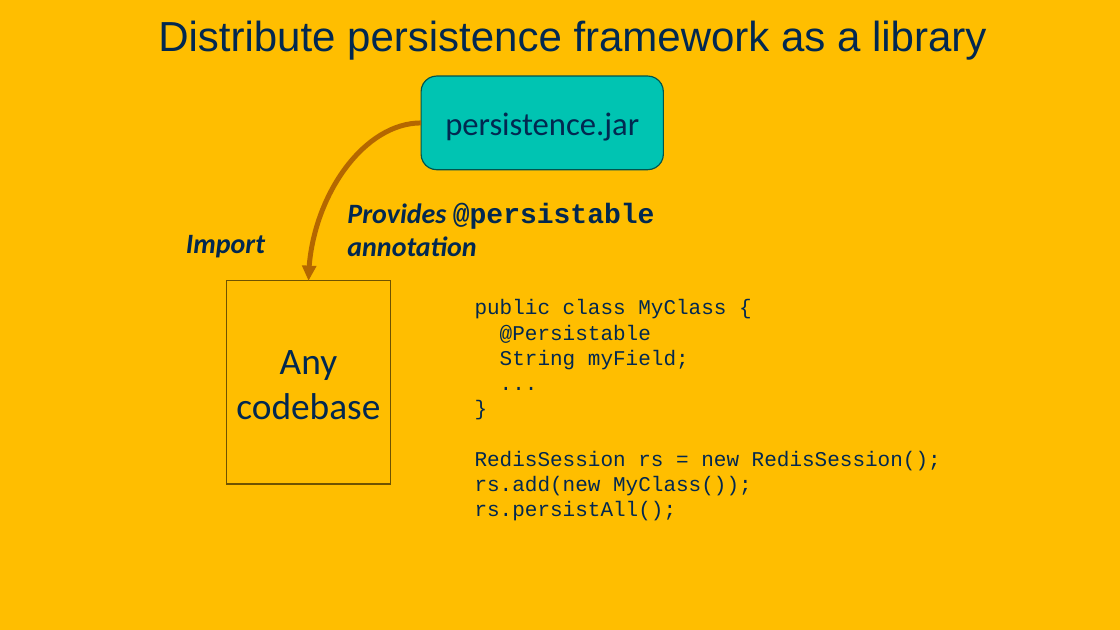
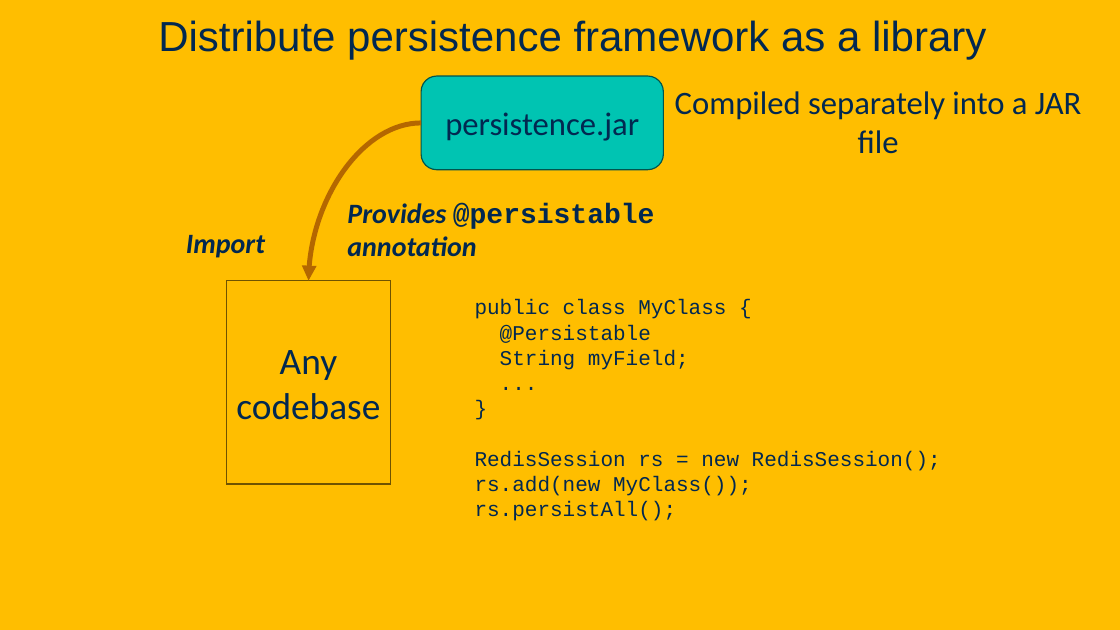
Before and after one commit to davsec-teaching/ECS160-Winter2025, a slide deck: slide 50 of slides/5_annotations_and_reflection.pptx (slide 42 before the commit). Drawn at 1120x630 pixels with LibreOffice and Linux fonts; fonts in the diff are those of the drawing; background and template pictures are left out. Boxes give left, top, right and bottom in pixels: in the first picture for what was removed or moved away, otherwise in the second. Text is boxed around its words. In the diff, an @@ line names an element or a change of style, - is before the commit and + after.

```diff
--- a/slides/5_annotations_and_reflection.pptx
+++ b/slides/5_annotations_and_reflection.pptx
@@ text added at [675,91,1081,154], 28 pt, text #022850 @@
+Compiled separately into a JAR file
```
Also in this commit, not shown: 3 other slides changed, 36 slides added, 2 slides removed.
